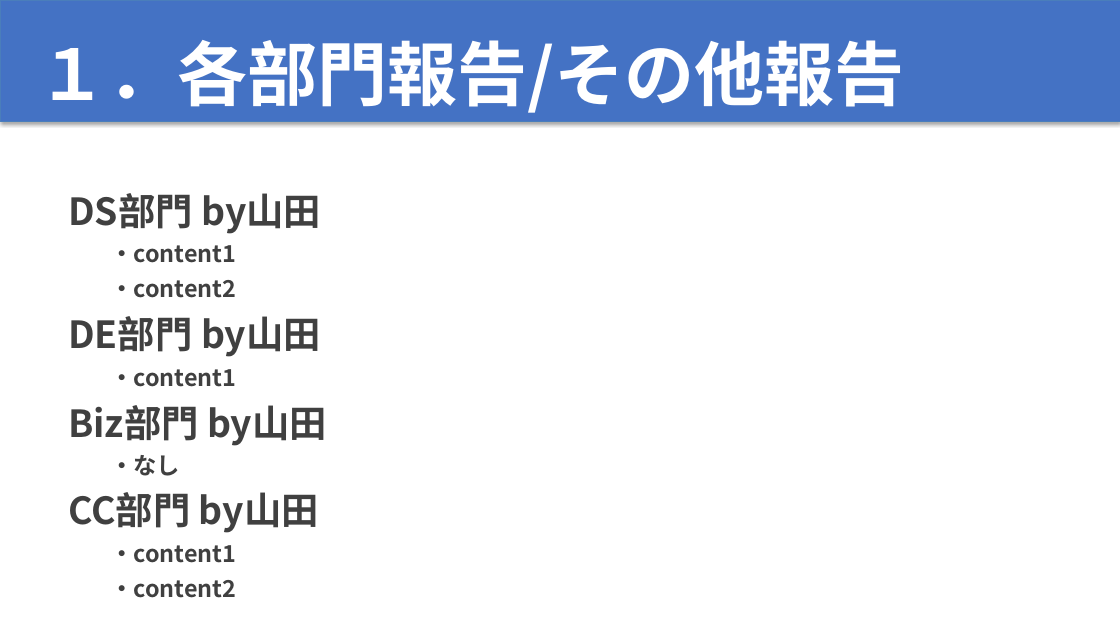
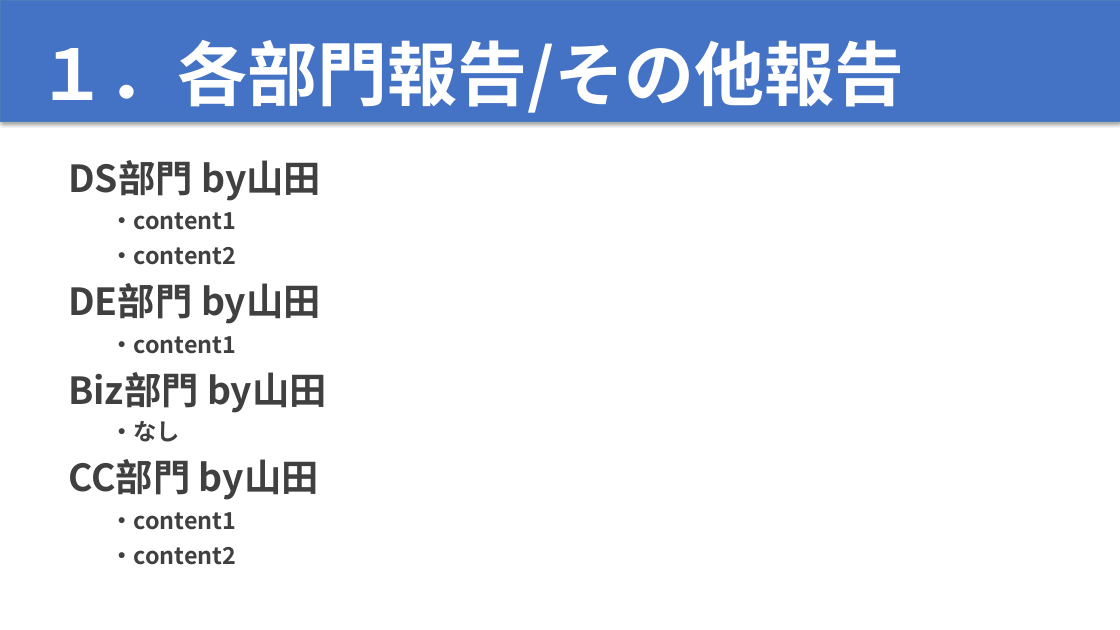
Before and after one commit to dakken205/pptx-maker, a slide deck: slide 3 of backend/outputs/output.pptx. Drawn at 1120x630 pixels with LibreOffice and Linux fonts; fonts in the diff are those of the drawing. Boxes give left, top, right and bottom in pixels: in the first picture for what was removed or moved away, otherwise in the second. Text is boxed around its words. In the diff, an @@ line names an element or a change of style, - is before the commit and + after.

```diff
--- a/backend/outputs/output.pptx
+++ b/backend/outputs/output.pptx
@@ text "DS部門 by山田": place and size @@
-text "DS部門 by山田" at [68, 193, 327, 598]
+text "DS部門 by山田" at [68, 160, 327, 565]
```
Also in this commit, not shown: 2 slides added, 8 other files.
